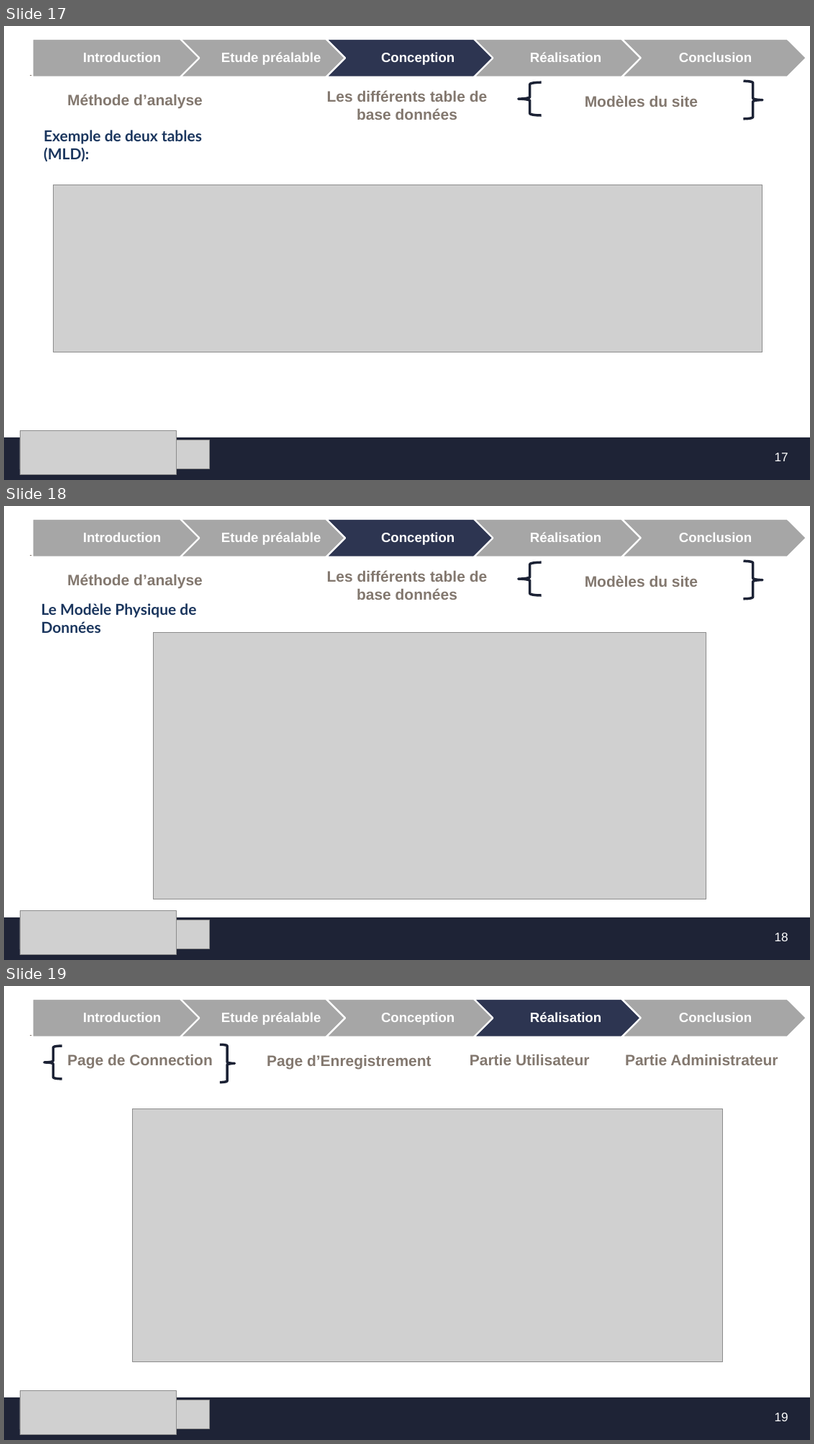
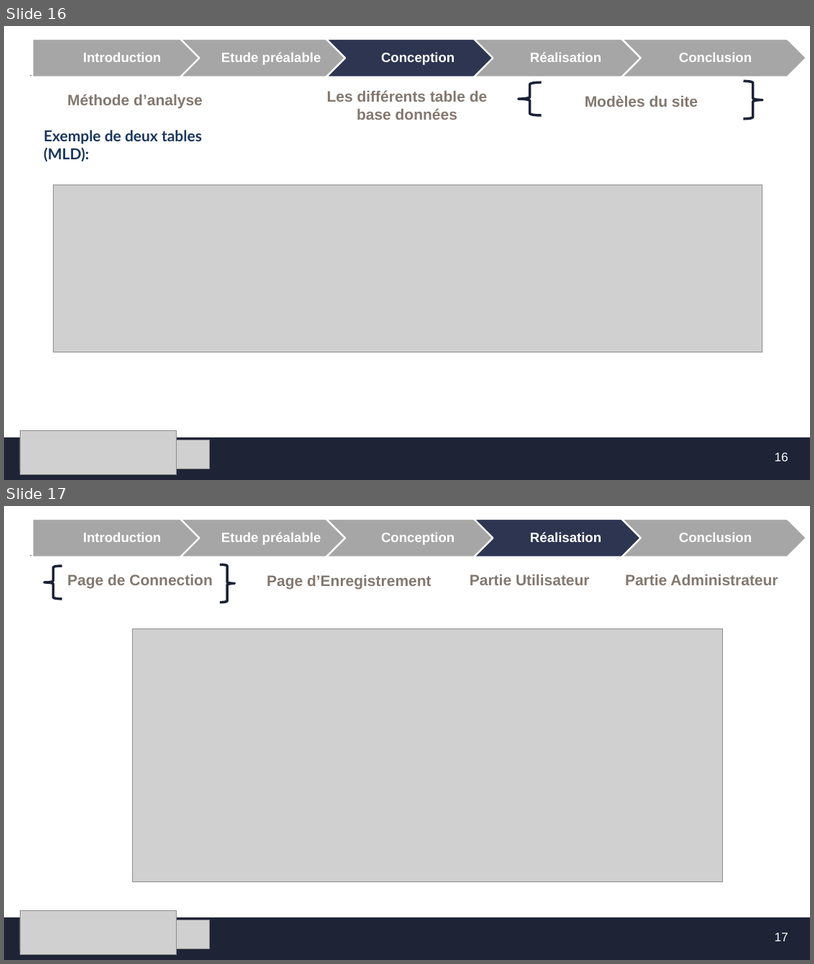
Before and after one commit to MF-13/E-Learning_Platforme, a slide deck: Présentation_PFE1.pptx. Shown one above the other, each under a label of ours: slides 17, 18 and 19 before the commit, slides 16 and 17 after it. The pictures are 814x1444 and 814x964 pixels, drawn with LibreOffice and Linux fonts; fonts in the diff are those of the drawing; grey boxes stand for pictures; background and template pictures are left out. Boxes give left, top, right and bottom in pixels: in the first picture for what was removed or moved away, otherwise in the second. Text is boxed around its words. In the diff, an @@ line names an element or a change of style, - is before the commit and + after.

```diff
--- a/Présentation_PFE1.pptx
+++ b/Présentation_PFE1.pptx
@@ slide 18 removed at (4, 506, 810, 960), background #FFFFFF; not listed: 4 template elements that a slide beside it also shows @@
@@ group removed at (32, 519, 808, 557): 5 texts, 4 chevrons, 1 pentagon arrow @@
-Introduction
-Etude préalable
-Conception
-Réalisation
-Conclusion
@@ text removed at (327, 570, 487, 600) @@
-Les différents table de base données
@@ left brace removed at (519, 562, 542, 595) @@
@@ right brace removed at (744, 561, 763, 599) @@
@@ title removed at (67, 574, 203, 589) @@
-Méthode d’analyse
@@ text removed at (585, 575, 698, 587) @@
-Modèles du site
@@ text removed at (41, 603, 196, 633) @@
-Le Modèle Physique de Données
@@ picture removed at (154, 633, 706, 899) @@
@@ picture removed at (20, 911, 176, 955) @@
@@ picture removed at (20, 920, 209, 949) @@
@@ page number removed at (775, 932, 789, 941) @@
-18
@@ what was slide 17 is now slide 16 @@
@@ page number at (775, 452, 789, 461): text changed @@
-17
+16
@@ what was slide 19 is now slide 17 @@
@@ page number at (775, 932, 789, 941): text changed @@
-19
+17
```
Also in this commit, not shown: 7 slides changed, 1 other slide removed, 2 other files.
